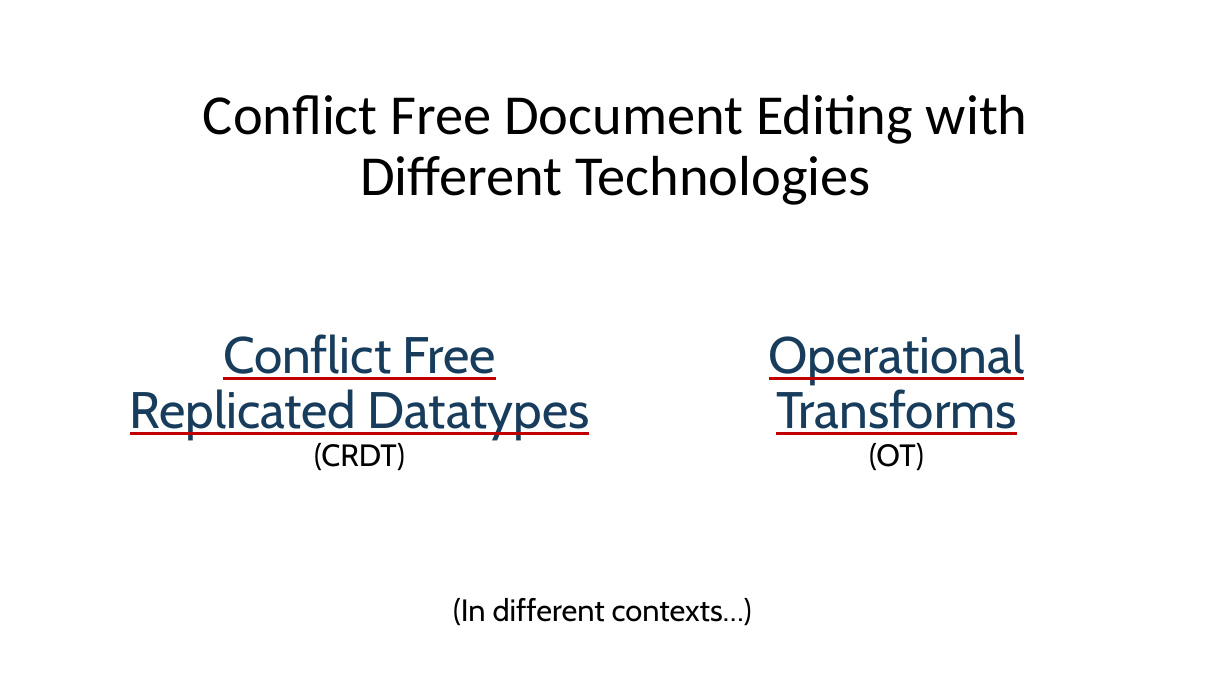
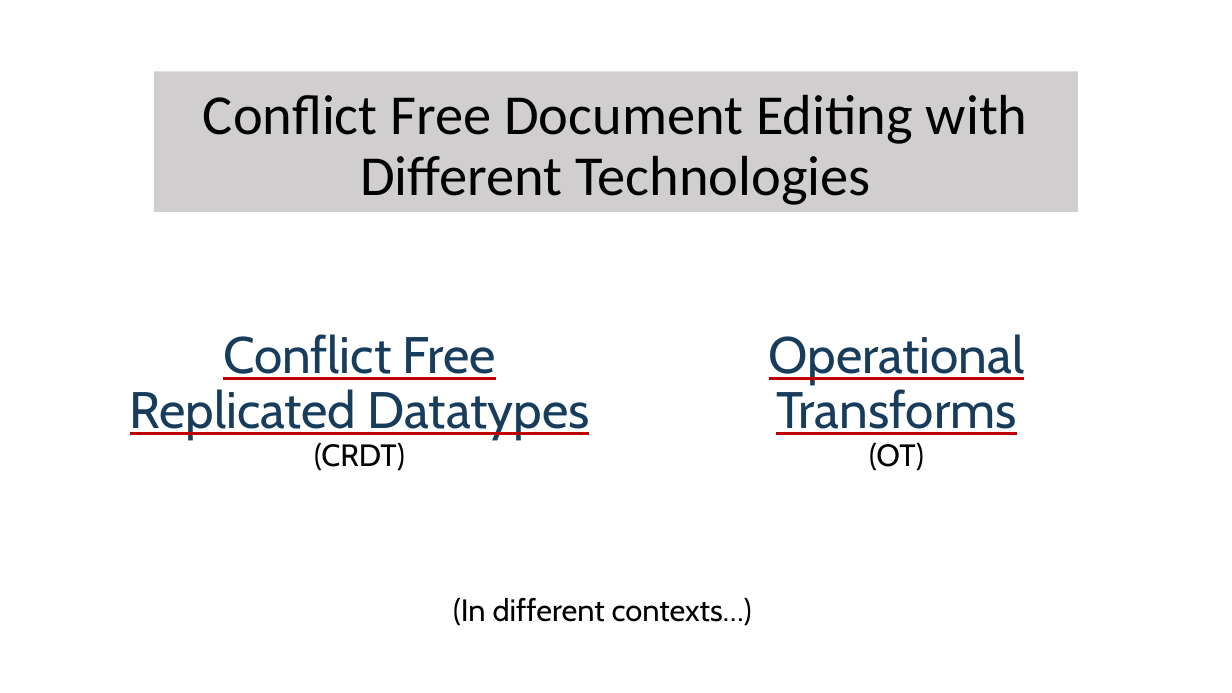
Before and after one commit to flyingsilverfin/PartII_Dissertation, a slide deck: slide 1 of progress_report/presentation.pptx. Drawn at 1232x693 pixels with LibreOffice and Linux fonts; fonts in the diff are those of the drawing. Boxes give left, top, right and bottom in pixels: in the first picture for what was removed or moved away, otherwise in the second. Text is boxed around its words. In the diff, an @@ line names an element or a change of style, - is before the commit and + after.

```diff
--- a/progress_report/presentation.pptx
+++ b/progress_report/presentation.pptx
@@ title "Conflict Free Document Editing with ...": place and size @@
-title "Conflict Free Document Editing with ..." at <box>203,94,1028,205</box>
+title "Conflict Free Document Editing with ..." at <box>154,71,1079,212</box>
@@ title "Conflict Free Document Editing with ..." at <box>154,71,1079,212</box>: fill none to #D0CECE @@
```
Also in this commit, not shown: 1 other slide changed, 1 slide added, 1 slide removed, 47 other files.
